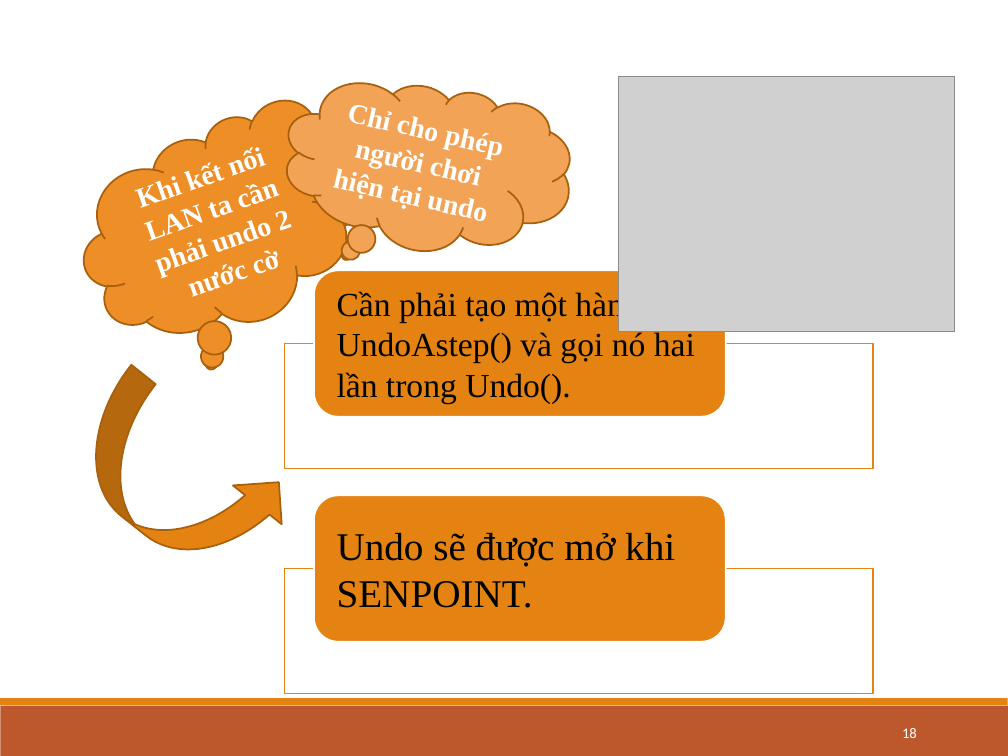
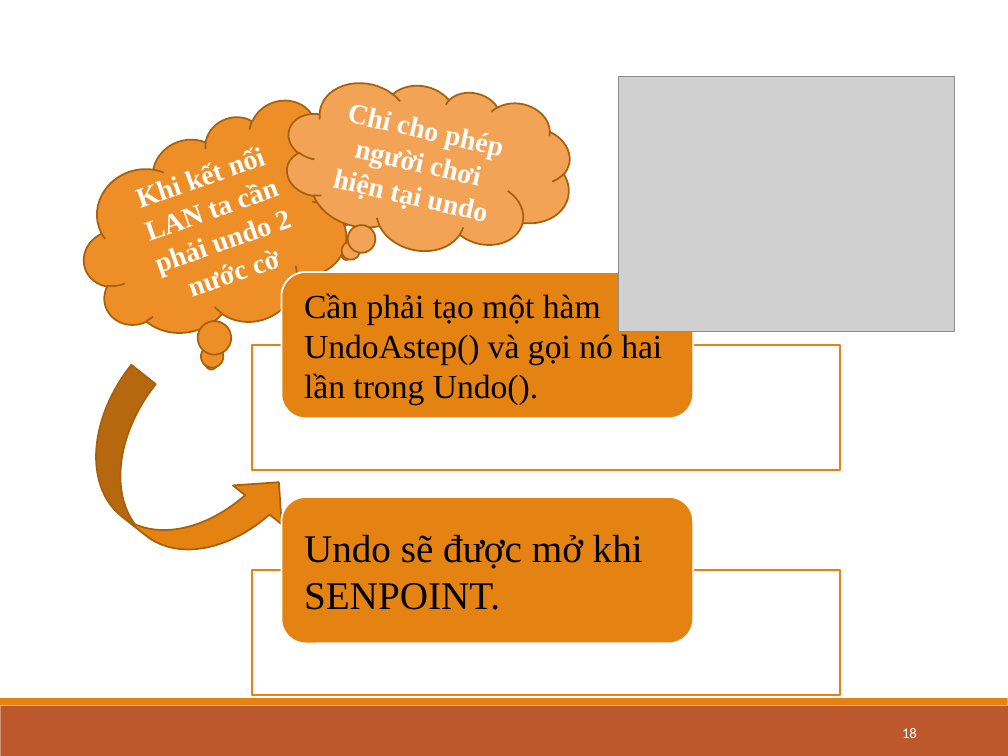
Before and after one commit to DIEMVO/doan1, a slide deck: slide 18 of Báo cáo Đồ án 1 - Game Caro (LAN).pptx. Drawn at 1008x756 pixels with LibreOffice and Linux fonts; fonts in the diff are those of the drawing; grey boxes stand for pictures. Boxes give left, top, right and bottom in pixels: in the first picture for what was removed or moved away, otherwise in the second. Text is boxed around its words. In the diff, an @@ line names an element or a change of style, - is before the commit and + after.

```diff
--- a/Báo cáo Đồ án 1 - Game Caro (LAN).pptx
+++ b/Báo cáo Đồ án 1 - Game Caro (LAN).pptx
@@ text "Cần phải tạo một hàm ...": place and size @@
-text "Cần phải tạo một hàm ..." at (337,290,695,403)
+text "Cần phải tạo một hàm ..." at (304,293,662,405)
@@ 2 rectangles, 2 rounded rectangles: place and size @@
-2 rectangles, 2 rounded rectangles at (284,270,873,694)
+2 rectangles, 2 rounded rectangles at (252,272,841,696)
@@ text "Undo sẽ được mở khi ...": place and size @@
-text "Undo sẽ được mở khi ..." at (337,532,675,608)
+text "Undo sẽ được mở khi ..." at (304,534,643,610)
```
Also in this commit, not shown: 3 other slides changed, 2 slides added, 2 other files.
